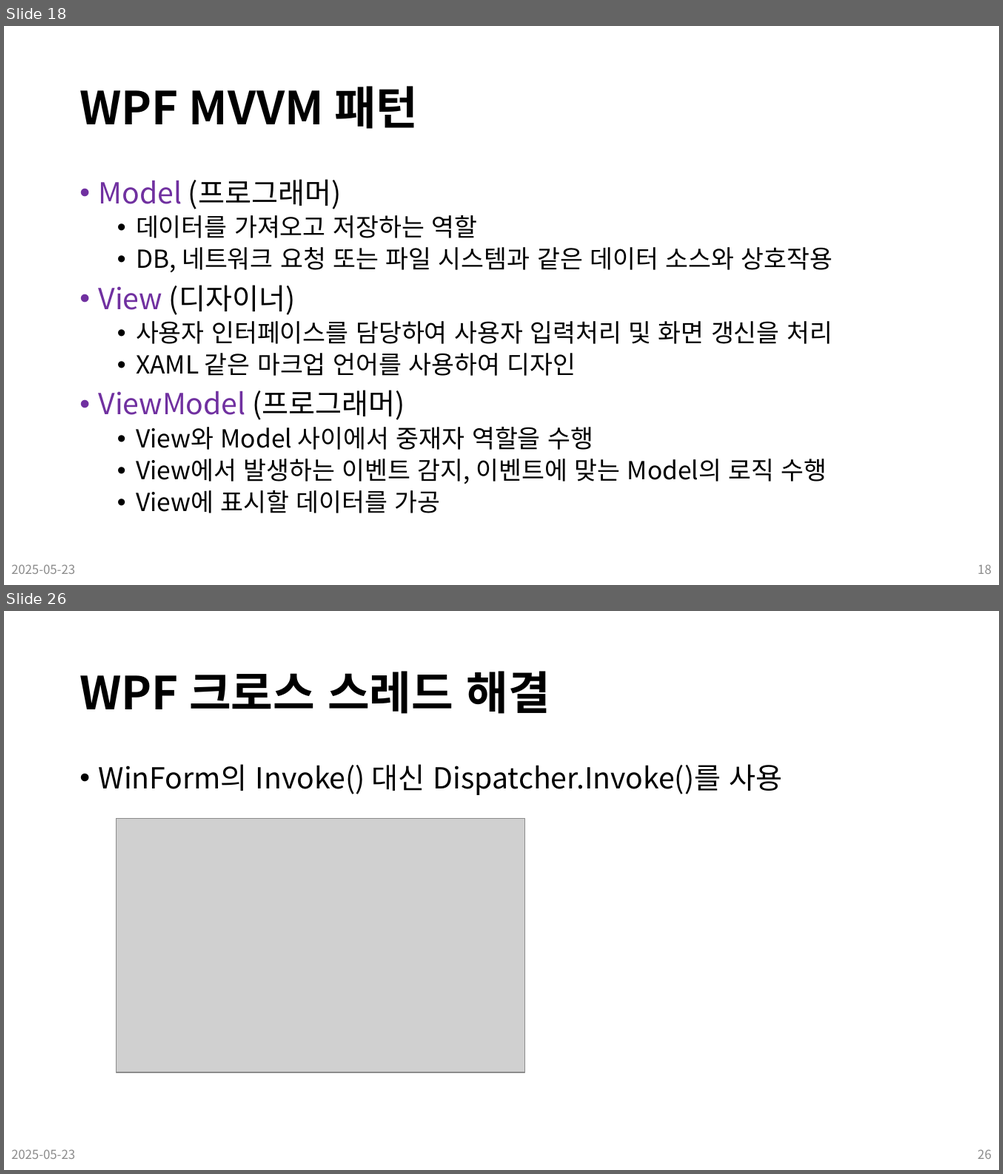
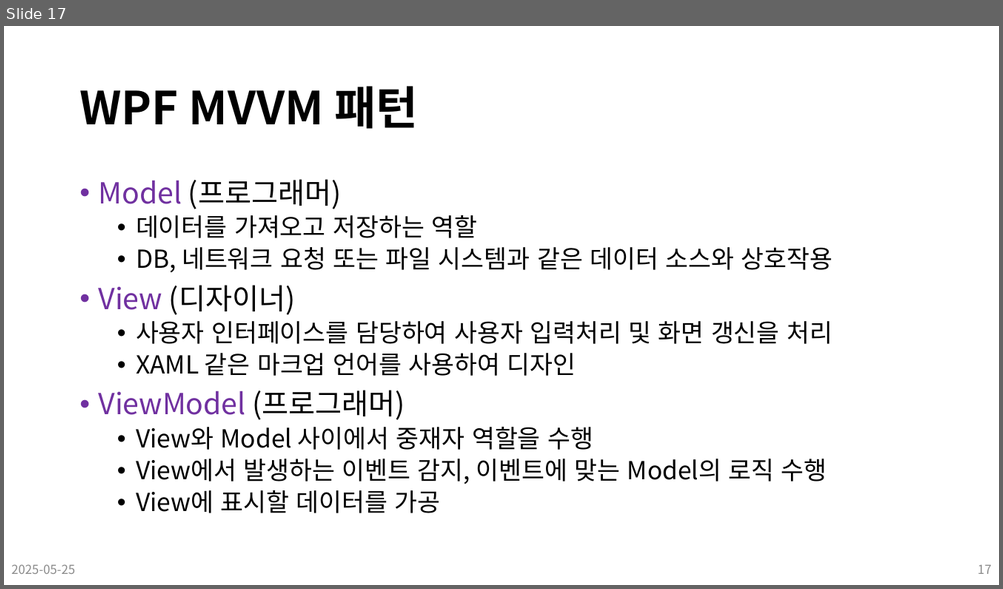
Before and after one commit to Leader-Lesson/KDT_SF_Short_5th, a slide deck: material/19_CSharp_WPF (디자인 패턴).pptx. Shown one above the other, each under a label of ours: slides 18 and 26 before the commit, slide 17 after it; the slides between them are not shown. The pictures are 1003x1174 and 1003x589 pixels, drawn with LibreOffice and Linux fonts; fonts in the diff are those of the drawing; grey boxes stand for pictures; background and template pictures are left out. Boxes give left, top, right and bottom in pixels: in the first picture for what was removed or moved away, otherwise in the second. Text is boxed around its words. In the diff, an @@ line names an element or a change of style, - is before the commit and + after.

```diff
--- a/material/19_CSharp_WPF (디자인 패턴).pptx
+++ b/material/19_CSharp_WPF (디자인 패턴).pptx
@@ slide 26 removed at [4,611,999,1170], background #FFFFFF @@
@@ title removed at [79,671,550,714] @@
-WPF 크로스 스레드 해결
@@ text removed at [99,764,782,795] @@
-• WinForm의 Invoke() 대신 Dispatcher.Invoke()를 사용
@@ picture removed at [116,819,525,1073] @@
@@ text removed at [11,1150,75,1159] @@
-2025-05-23
@@ page number removed at [977,1150,991,1159] @@
-26
@@ what was slide 18 is now slide 17 @@
@@ slide 17 changed as well @@
@@ text at [11,565,75,574]: text changed @@
-2025-05-23
+2025-05-25
@@ page number at [977,565,991,574]: text changed @@
-18
+17
```
Also in this commit, not shown: 17 other slides changed, 7 other slides removed, 8 other files.
